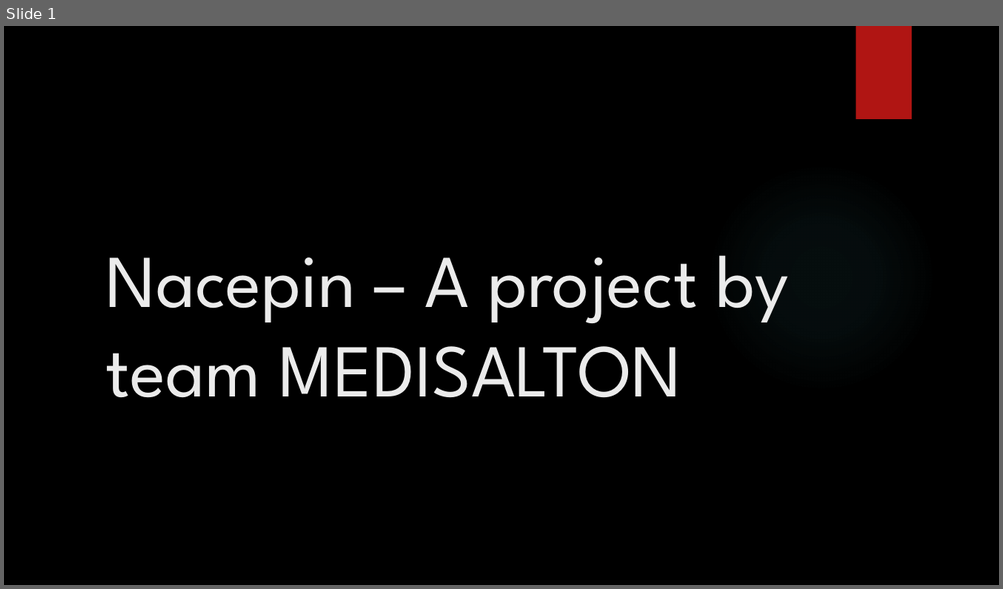
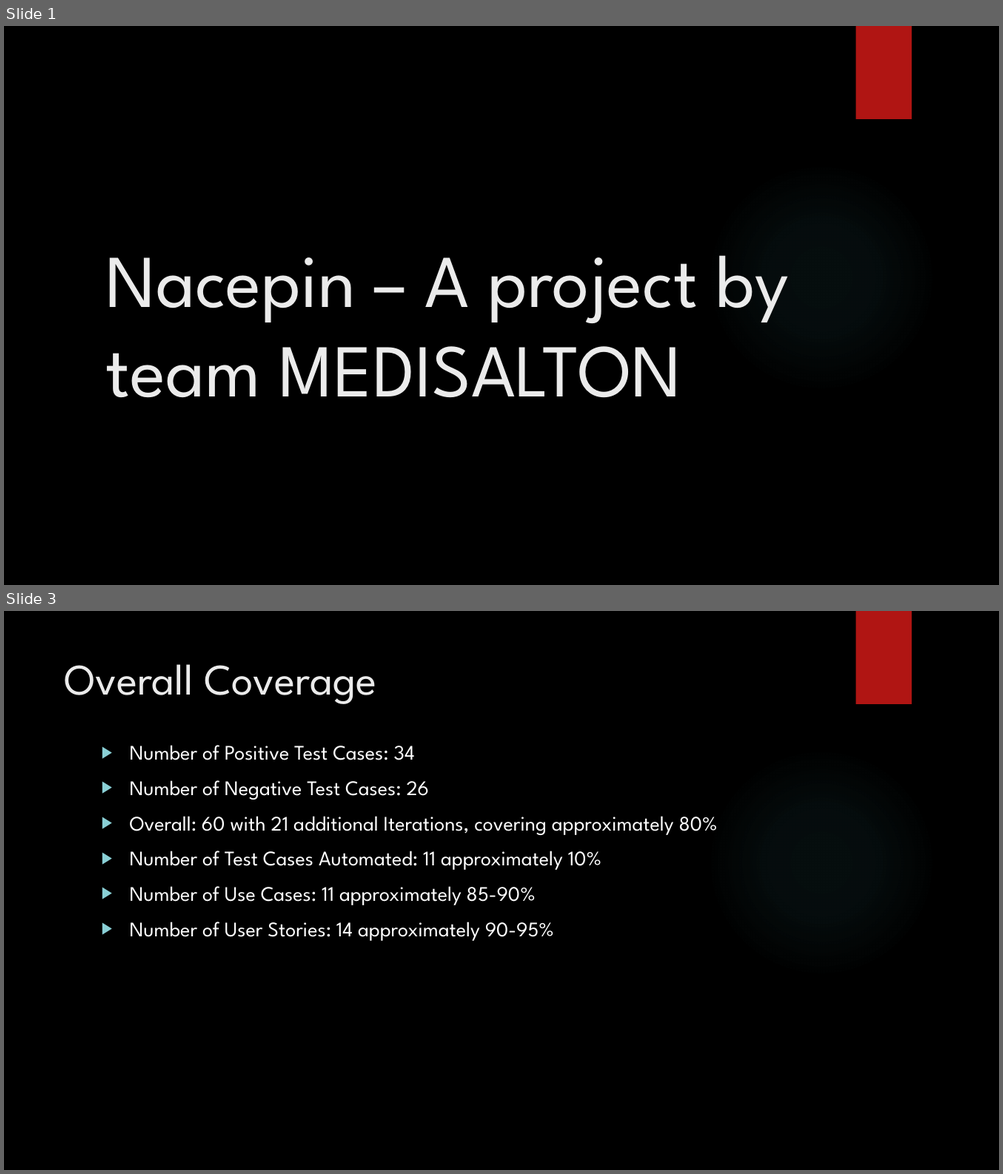
Before and after one commit to Team-Medisalton/Nacepin, a slide deck: SRS and User stories with acceptance criteria/Nacepin work done.pptx. Shown one above the other, each under a label of ours: slide 1 before the commit, slides 1 and 3 after it; the slides between them are not shown. The pictures are 1003x589 and 1003x1174 pixels, drawn with LibreOffice and Linux fonts; fonts in the diff are those of the drawing; background and template pictures are left out. Boxes give left, top, right and bottom in pixels: in the first picture for what was removed or moved away, otherwise in the second. Text is boxed around its words. In the diff, an @@ line names an element or a change of style, - is before the commit and + after.

```diff
--- a/SRS and User stories with acceptance criteria/Nacepin work done.pptx
+++ b/SRS and User stories with acceptance criteria/Nacepin work done.pptx
@@ slide 3 added at [4, 611, 999, 1170], background picture (left out); not listed: 2 template elements that a slide beside it also shows @@
@@ title added at [64, 664, 376, 704], 42 pt, text #EBEBEB @@
+Overall Coverage
@@ text added at [130, 745, 717, 941], 20 pt, text #FFFFFF @@
+▶ Number of Positive Test Cases: 34
+▶ Number of Negative Test Cases: 26
+▶ Overall: 60 with 21 additional Iterations, covering approximately 80%
+▶ Number of Test Cases Automated: 11 approximately 10%
+▶ Number of Use Cases: 11 approximately 85-90%
+▶ Number of User Stories: 14 approximately 90-95%
```
Also in this commit, not shown: 3 other slides added, 1 slide removed, 3 other files.
